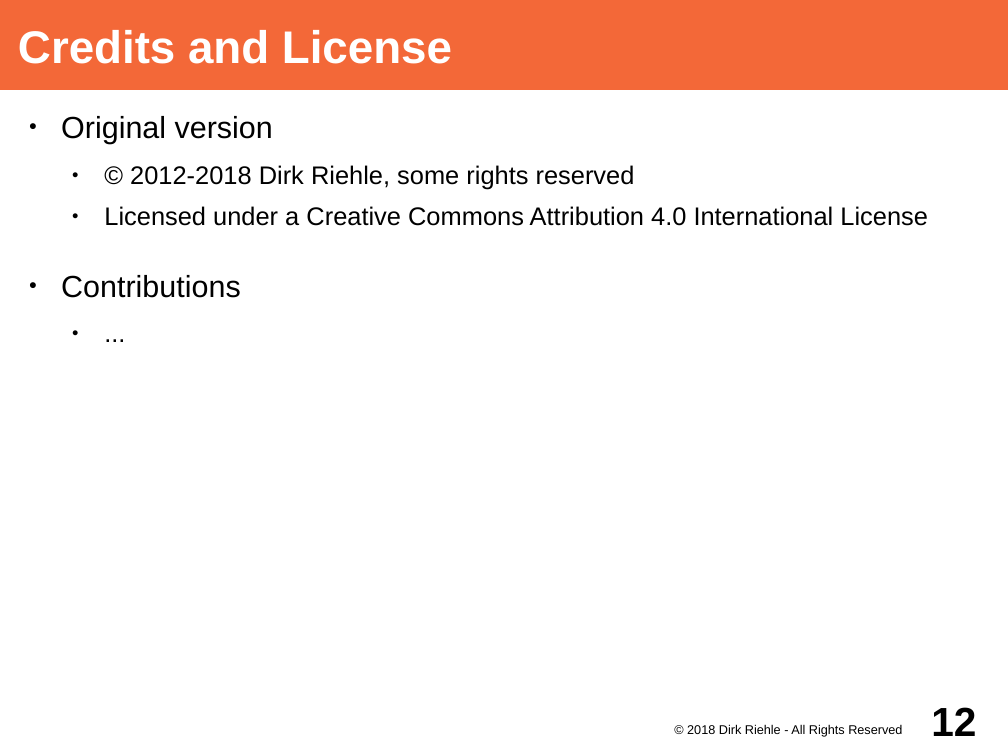
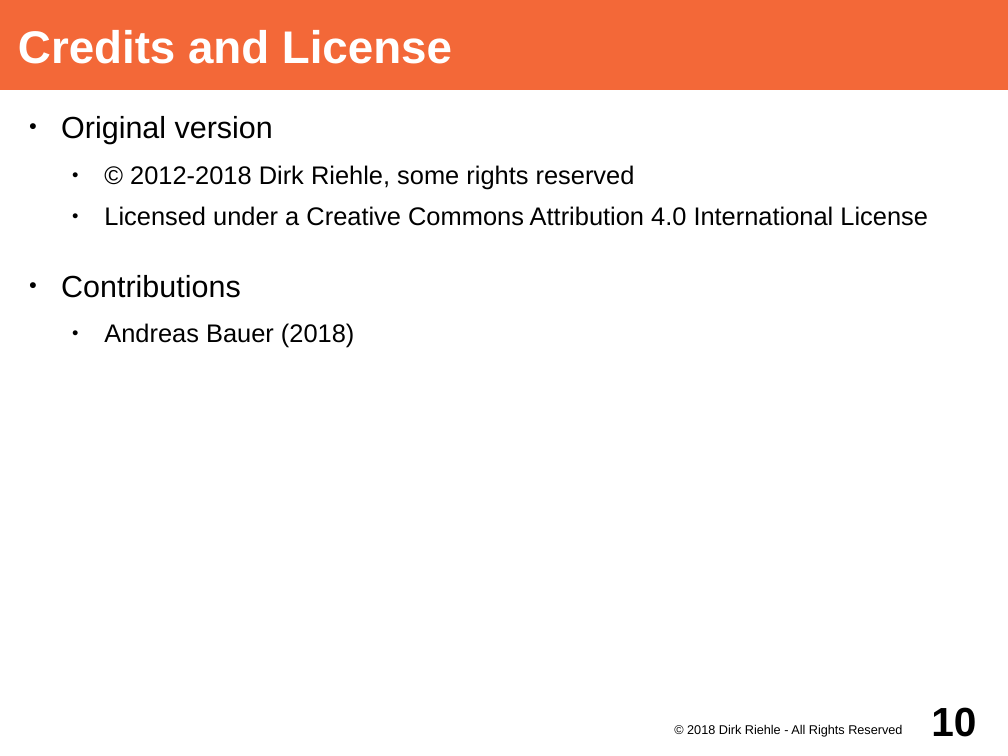
Before and after one commit to dirkriehle/adap-course, a slide deck: slide 10 of Lecture slides/ADAP A03 - Project Set-up.odp (slide 12 before the commit). Drawn at 1008x756 pixels with LibreOffice and Linux fonts; fonts in the diff are those of the drawing. Boxes give left, top, right and bottom in pixels: in the first picture for what was removed or moved away, otherwise in the second. Text is boxed around its words. In the diff, an @@ line names an element or a change of style, - is before the commit and + after.

```diff
--- a/Lecture slides/ADAP A03 - Project Set-up.odp
+++ b/Lecture slides/ADAP A03 - Project Set-up.odp
@@ text at box(104, 323, 354, 348): text changed @@
-  ● ...
+  ● Andreas Bauer (2018)
@@ page number at box(931, 707, 976, 737): text changed @@
-12
+10
```
Also in this commit, not shown: 6 other slides changed, 1 slide added, 3 slides removed, 17 other files.
